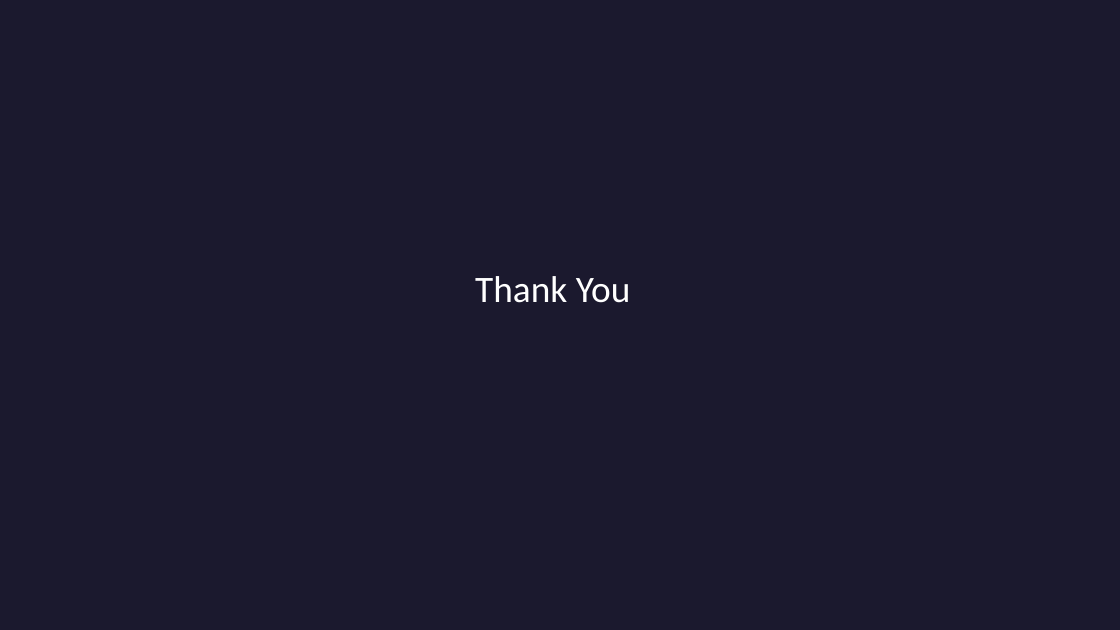
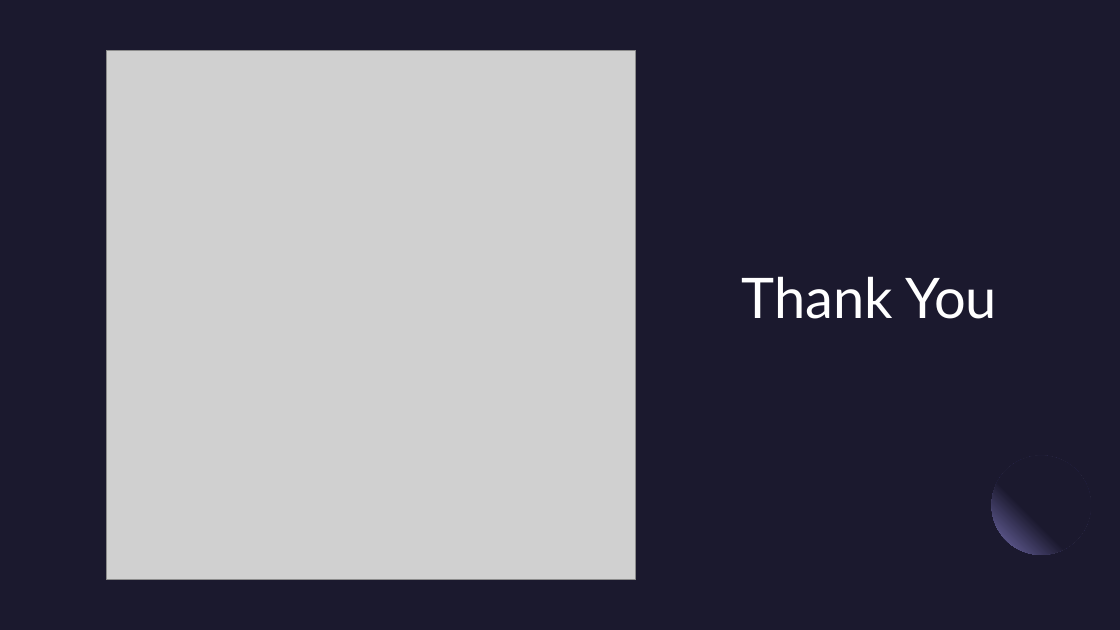
Before and after one commit to Nuthan-hue/Sentiment-Analysis, a slide deck: slide 10 of Documentation/Team 07_Final Project.pptx. Drawn at 1120x630 pixels with LibreOffice and Linux fonts; fonts in the diff are those of the drawing; grey boxes stand for pictures. Boxes give left, top, right and bottom in pixels: in the first picture for what was removed or moved away, otherwise in the second. Text is boxed around its words. In the diff, an @@ line names an element or a change of style, - is before the commit and + after.

```diff
--- a/Documentation/Team 07_Final Project.pptx
+++ b/Documentation/Team 07_Final Project.pptx
@@ rectangle added at [0, 0, 1120, 630], fill #1B192E @@
@@ picture added at [107, 50, 636, 580] @@
@@ text "Thank You": place and size @@
-text "Thank You" at [475, 276, 631, 303]
+text "Thank You" at [742, 276, 997, 319]
@@ text "Thank You" at [742, 276, 997, 319]: size 32 to 48 pt, font Calibri to Lato; more space between paragraphs; vertical alignment top to bottom @@
@@ ellipse added at [992, 455, 1091, 555], fill gradient #1B192E to #7771B2 @@
```
Also in this commit, not shown: 3 other slides changed, 3 other files.
